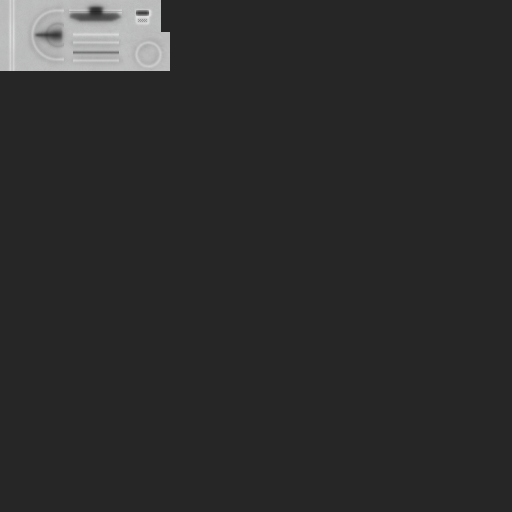
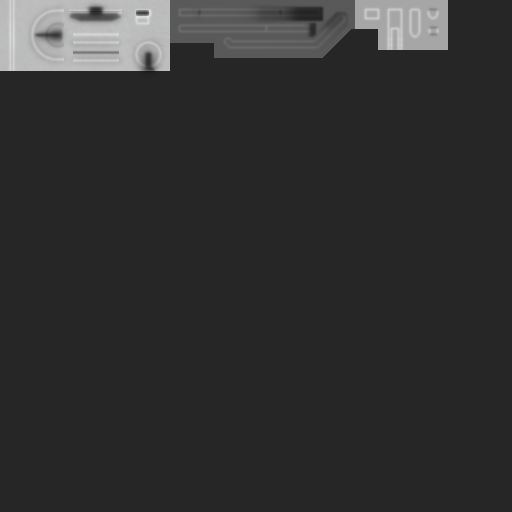
Layered file, before and after one edit (512x512). Changes by layer:
removed layer "Topper Detail" (was 20%) over [138, 19, 147, 22]
added group "Antenna_1_Base" with 2 layers above "Antenna_1" over [362, 6, 441, 50]
added layer "Base Low" (50%) in group "Antenna_1_Base" over [426, 6, 440, 38]
added layer "Base High" in group "Antenna_1_Base" over [362, 6, 441, 50]
added group "Antenna_1" with 12 layers above "b" over [132, 0, 351, 75]
moved "Baked AO 2" into group "Antenna_1", painted on it over [132, 0, 175, 75]
moved "Baked AO 1" into group "Antenna_1", painted on it over [132, 2, 351, 74]
moved "Topper High" into group "Antenna_1" over [138, 7, 154, 26]
added layer "Arm Low" (50%) in group "Antenna_1" over [196, 7, 284, 18]
added layer "Arm High" (25%) in group "Antenna_1" over [176, 6, 348, 51]
moved "Body High 1" into group "Antenna_1" over [132, 0, 164, 71]
moved "Body Grime 1" into group "Antenna_1" over [132, 1, 169, 75]
moved "Wear" into group "Antenna_1", painted on it over [132, 0, 170, 71]
painted on "b" over [161, 0, 448, 58]
